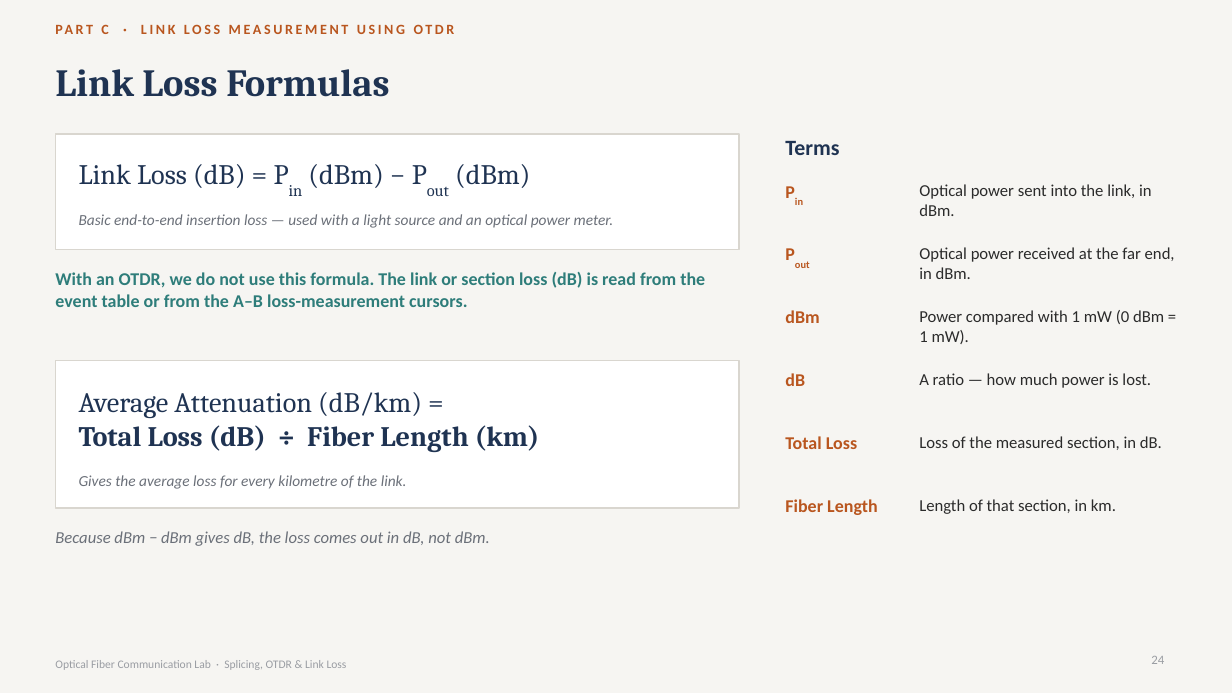
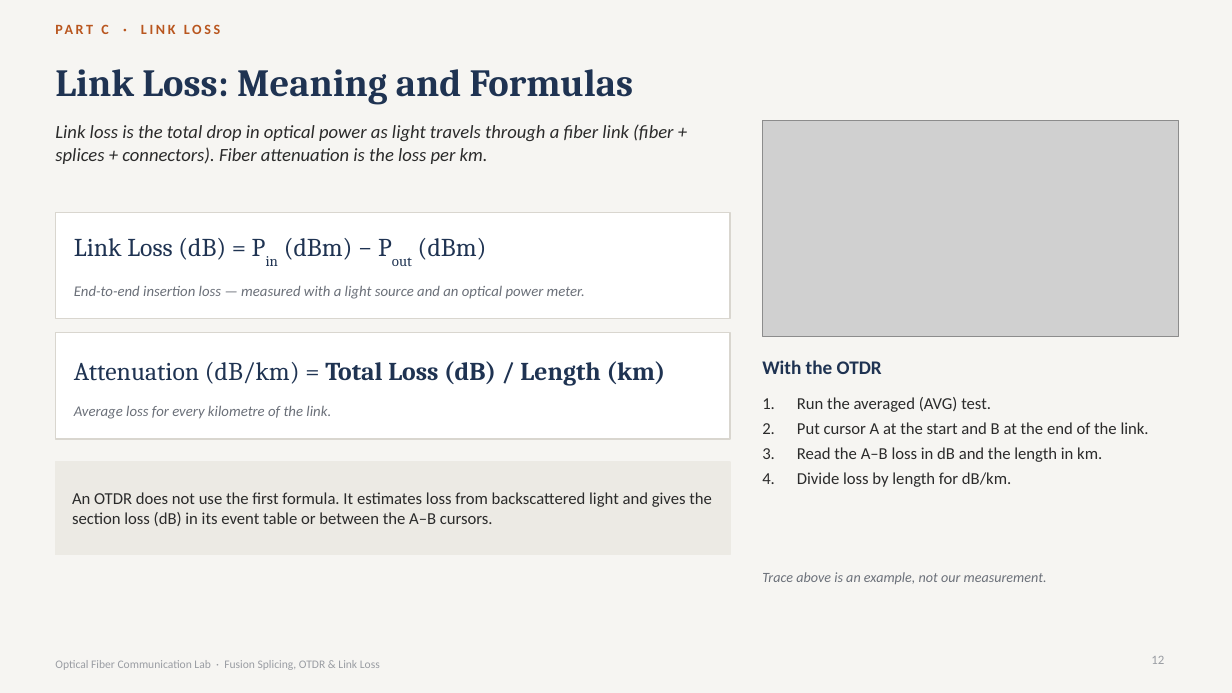
Before and after one commit to sriyansv/gemsontop, a slide deck: slide 12 of Fiber_Optic_Lab_Output/Fiber_Optic_Splicing_OTDR_Link_Loss.pptx (slide 24 before the commit). Drawn at 1232x693 pixels with LibreOffice and Linux fonts; fonts in the diff are those of the drawing; grey boxes stand for pictures. Boxes give left, top, right and bottom in pixels: in the first picture for what was removed or moved away, otherwise in the second. Text is boxed around its words. In the diff, an @@ line names an element or a change of style, - is before the commit and + after.

```diff
--- a/Fiber_Optic_Lab_Output/Fiber_Optic_Splicing_OTDR_Link_Loss.pptx
+++ b/Fiber_Optic_Lab_Output/Fiber_Optic_Splicing_OTDR_Link_Loss.pptx
@@ text at (101,24,220,34): text changed @@
-PART C · LINK LOSS MEASUREMENT USING OTDR
+PART C · LINK LOSS
@@ title at (55,69,633,105): text changed @@
-Link Loss Formulas
+Link Loss: Meaning and Formulas
@@ text added at (55,124,673,164), 14.5 pt, text #2B2B2B, italic @@
+Link loss is the total drop in optical power as light travels through a fiber link (fiber + splices + connectors). Fiber attenuation is the loss per km.
@@ picture added at (762,120,1178,336) @@
@@ text removed at (785,141,839,155) @@
-Terms
@@ text removed at (786,180,920,236) @@
-Pin
@@ text removed at (919,184,1152,216) @@
-Optical power sent into the link, in dBm.
@@ rectangle: place and size @@
-rectangle at (55,134,739,250)
+rectangle at (55,213,730,319)
@@ text "Link Loss (dB) = Pin ...": place and size @@
-text "Link Loss (dB) = Pin ..." at (79,164,530,188)
+text "Link Loss (dB) = Pin ..." at (74,238,487,260)
@@ text "Link Loss (dB) = Pin ..." at (74,238,487,260): size 22 to 20 pt @@
@@ text removed at (786,243,920,299) @@
-Pout
@@ text removed at (919,247,1175,279) @@
-Optical power received at the far end, in dBm.
@@ text removed at (55,272,705,307) @@
-With an OTDR, we do not use this formula. The link or section loss (dB) is read from the event table or from the A–B loss-measurement cursors.
@@ text at (74,286,585,299): text changed; size 12 to 11.5 pt @@
-Basic end-to-end insertion loss — used with a light source and an optical power meter.
+End-to-end insertion loss — measured with a light source and an optical power meter.
@@ text removed at (785,310,819,323) @@
-dBm
@@ text removed at (919,310,1164,344) @@
-Power compared with 1 mW (0 dBm = 1 mW).
@@ rectangle: place and size @@
-rectangle at (55,360,739,508)
+rectangle at (55,333,730,439)
@@ text at (74,361,666,385): text changed; size 22 to 20 pt @@
-Average Attenuation (dB/km) =
-Total Loss (dB) ÷ Fiber Length (km)
+Attenuation (dB/km) = Total Loss (dB) / Length (km)
@@ text added at (762,360,882,374), 15 pt, text #1F3352, bold @@
+With the OTDR
@@ text removed at (785,373,805,386) @@
-dB
@@ text removed at (919,373,1151,388) @@
-A ratio — how much power is lost.
@@ text at (74,406,331,419): text changed; size 12 to 11.5 pt @@
-Gives the average loss for every kilometre of the link.
+Average loss for every kilometre of the link.
@@ text added at (797,397,1149,487), 13 pt, text #2B2B2B @@
+1. Run the averaged (AVG) test.
+2. Put cursor A at the start and B at the end of the link.
+3. Read the A–B loss in dB and the length in km.
+4. Divide loss by length for dB/km.
@@ text removed at (785,436,857,449) @@
-Total Loss
@@ text removed at (919,436,1162,450) @@
-Loss of the measured section, in dB.
@@ rectangle added at (55,462,730,555), fill #ECEAE4, outline #ECEAE4 1 pt @@
@@ text added at (72,492,712,526), 13 pt, text #2B2B2B @@
+An OTDR does not use the first formula. It estimates loss from backscattered light and gives the section loss (dB) in its event table or between the A–B cursors.
@@ text removed at (785,499,878,515) @@
-Fiber Length
@@ text removed at (919,499,1116,514) @@
-Length of that section, in km.
@@ text removed at (55,531,490,546) @@
-Because dBm − dBm gives dB, the loss comes out in dB, not dBm.
@@ text added at (762,572,1047,584), 11 pt, text #6B7079, italic @@
+Trace above is an example, not our measurement.
@@ page number at (1151,656,1164,664): text changed @@
-24
+12
@@ text at (55,660,380,670): text changed @@
-Optical Fiber Communication Lab · Splicing, OTDR & Link Loss
+Optical Fiber Communication Lab · Fusion Splicing, OTDR & Link Loss
```
Also in this commit, not shown: 9 other slides changed, 5 slides added, 20 slides removed, 10 other files.
